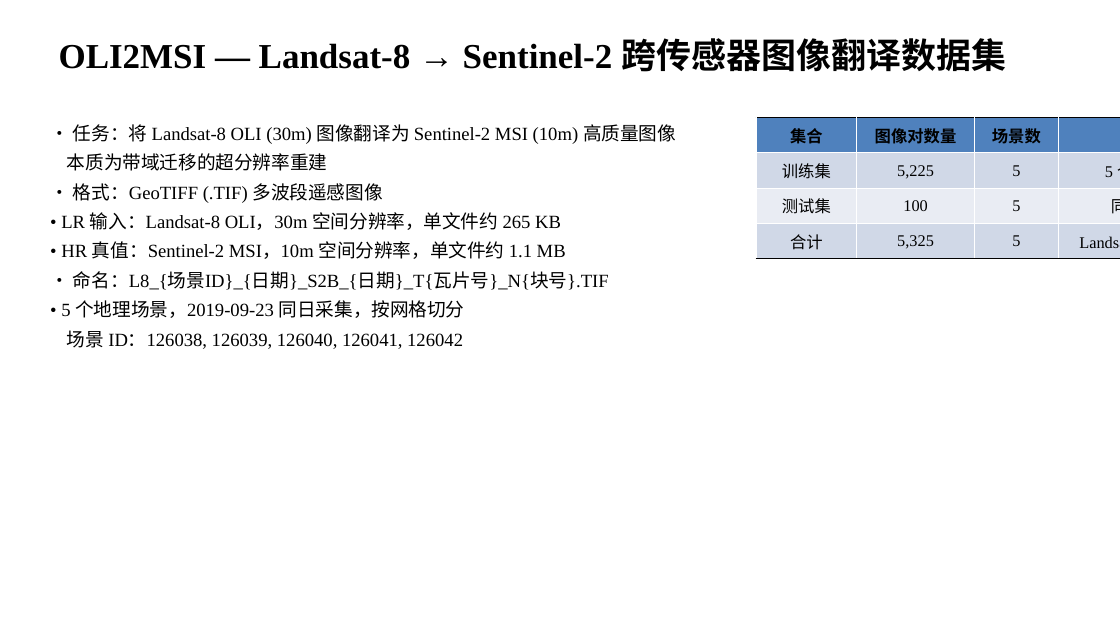
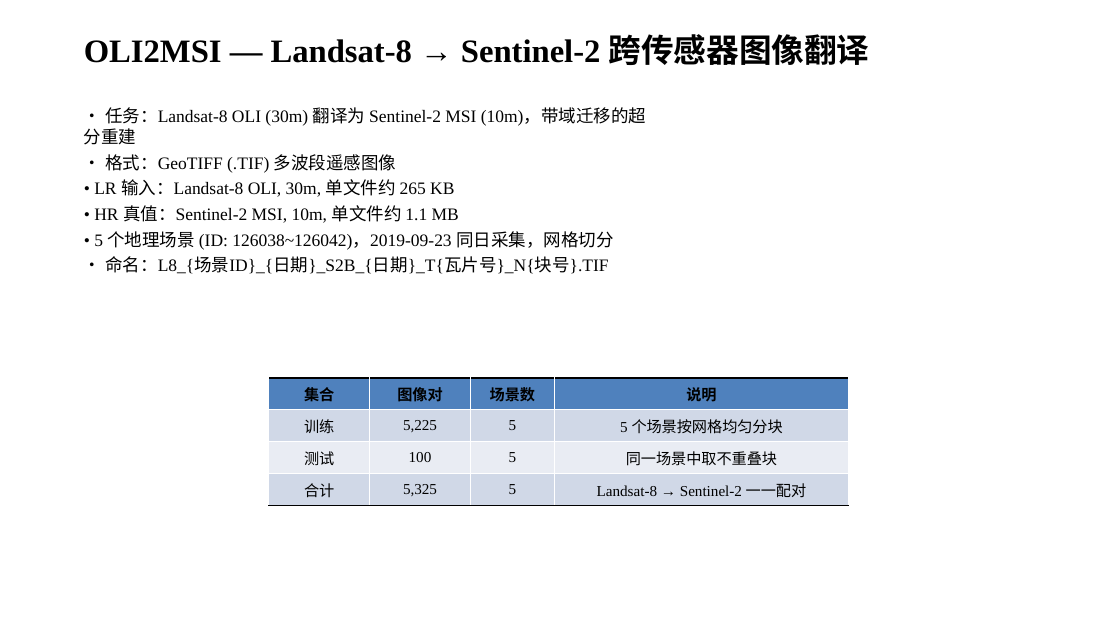
Before and after one commit to ZaxWave/InfraredSR, a slide deck: slide 5 of ppts/InfraredSR_Datasets_Overview.pptx. Drawn at 1120x630 pixels with LibreOffice and Linux fonts; fonts in the diff are those of the drawing. Boxes give left, top, right and bottom in pixels: in the first picture for what was removed or moved away, otherwise in the second. Text is boxed around its words. In the diff, an @@ line names an element or a change of style, - is before the commit and + after.

```diff
--- a/ppts/InfraredSR_Datasets_Overview.pptx
+++ b/ppts/InfraredSR_Datasets_Overview.pptx
@@ text at (84,34,870,65): text changed; size 30 to 28 pt @@
-OLI2MSI — Landsat-8 → Sentinel-2 跨传感器图像翻译数据集
+OLI2MSI — Landsat-8 → Sentinel-2 跨传感器图像翻译
@@ text "• 任务：Landsat-8 OLI (30m) 翻译为 ...": place and size @@
-text "• 任务：Landsat-8 OLI (30m) 翻译为 ..." at (61,124,676,349)
+text "• 任务：Landsat-8 OLI (30m) 翻译为 ..." at (84,107,646,274)
@@ text at (84,107,646,145): text changed; size 16 to 15 pt @@
-• 任务：将 Landsat-8 OLI (30m) 图像翻译为 Sentinel-2 MSI (10m) 高质量图像
-本质为带域迁移的超分辨率重建
+• 任务：Landsat-8 OLI (30m) 翻译为 Sentinel-2 MSI (10m)，带域迁移的超分重建
@@ text at (94,179,613,249): text changed; size 16 to 15 pt @@
-• LR 输入：Landsat-8 OLI，30m 空间分辨率，单文件约 265 KB
-• HR 真值：Sentinel-2 MSI，10m 空间分辨率，单文件约 1.1 MB
+• LR 输入：Landsat-8 OLI, 30m, 单文件约 265 KB
+• HR 真值：Sentinel-2 MSI, 10m, 单文件约 1.1 MB
+• 5 个地理场景 (ID: 126038~126042)，2019-09-23 同日采集，网格切分
@@ text at (105,154,608,274): size 16 to 15 pt in "• 格式：GeoTIFF (.TIF) 多波段遥感图像", "• 命名：L8_{场景ID}_{日期}_S2B_{日期}_T{瓦片号}_N{块号}.TIF"; less space between paragraphs @@
@@ text at (61,300,465,349): paragraphs removed @@
-• 5 个地理场景，2019-09-23 同日采集，按网格切分
-场景 ID：126038, 126039, 126040, 126041, 126042
@@ table at (269,378,849,506) @@
-row 1, column 2: 图像对数量
+row 1, column 2: 图像对
-row 2, column 1: 训练集
+row 2, column 1: 训练
-row 3, column 1: 测试集
+row 3, column 1: 测试
@@ size 14 to 13 pt @@
@@ table: place and size @@
-table at (756,118,1120,259)
+table at (269,378,849,506)
```
Also in this commit, not shown: 7 other slides changed, 2 other files.
